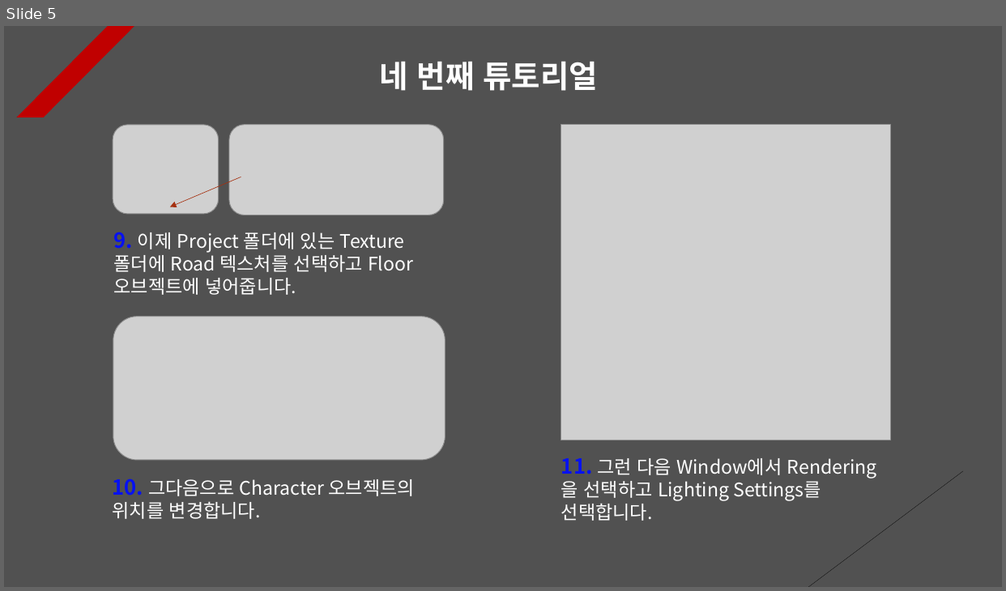
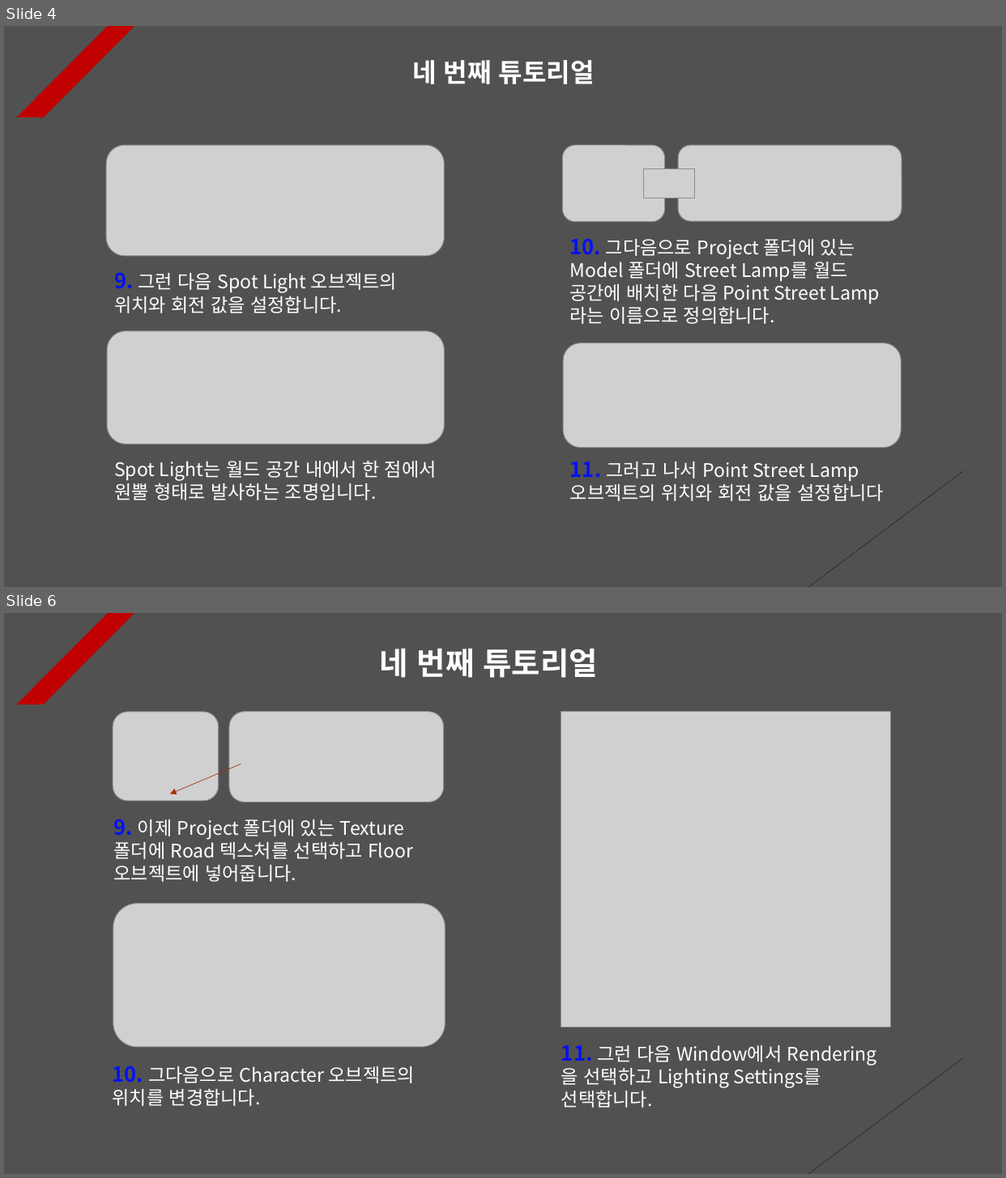
Before and after one commit to Unity2033/3D-UnityEngine, a slide deck: Assets/Class/Light/PPT Data/Light Example.pptx. Shown one above the other, each under a label of ours: slide 5 before the commit, slides 4 and 6 after it; the slides between them are not shown. The pictures are 1006x591 and 1006x1178 pixels, drawn with LibreOffice and Linux fonts; fonts in the diff are those of the drawing; grey boxes stand for pictures. Boxes give left, top, right and bottom in pixels: in the first picture for what was removed or moved away, otherwise in the second. Text is boxed around its words. In the diff, an @@ line names an element or a change of style, - is before the commit and + after.

Commit message:
Light Tutorial Renewal
- Delete and add resource data

- Placement and positioning of
  game objects

- Light PPT Data Update

```diff
--- a/Assets/Class/Light/PPT Data/Light Example.pptx
+++ b/Assets/Class/Light/PPT Data/Light Example.pptx
@@ slide 4 added at <box>4,26,1002,587</box>, background #515151; not listed: 2 template elements that a slide beside it also shows @@
@@ text added at <box>413,60,594,84</box>, 25 pt, text #FFFFFF, bold @@
+네 번째 튜토리얼
@@ picture added at <box>107,145,444,256</box> @@
@@ picture added at <box>562,145,665,221</box> @@
@@ picture added at <box>679,145,902,221</box> @@
@@ picture added at <box>643,169,694,198</box> @@
@@ text added at <box>569,238,855,324</box>, 18 pt, text #FFFFFF @@
+10. 그다음으로 Project 폴더에 있는 Model 폴더에 Street Lamp를 월드 공간에 배치한 다음 Point Street Lamp라는 이름으로 정의합니다.
@@ text added at <box>114,272,397,314</box>, 18 pt, text #FFFFFF @@
+9. 그런 다음 Spot Light 오브젝트의 위치와 회전 값을 설정합니다.
@@ picture added at <box>108,331,444,445</box> @@
@@ picture added at <box>563,344,901,448</box> @@
@@ text added at <box>114,461,437,501</box>, 18 pt, text #FFFFFF @@
+Spot Light는 월드 공간 내에서 한 점에서 원뿔 형태로 발사하는 조명입니다.
@@ text added at <box>570,462,884,501</box>, 18 pt, text #FFFFFF @@
+11. 그러고 나서 Point Street Lamp 오브젝트의 위치와 회전 값을 설정합니다
@@ what was slide 5 is now slide 6 @@
```
Also in this commit, not shown: 3 slides changed, 1 other slide added, 10 slides removed, 25 other files.
